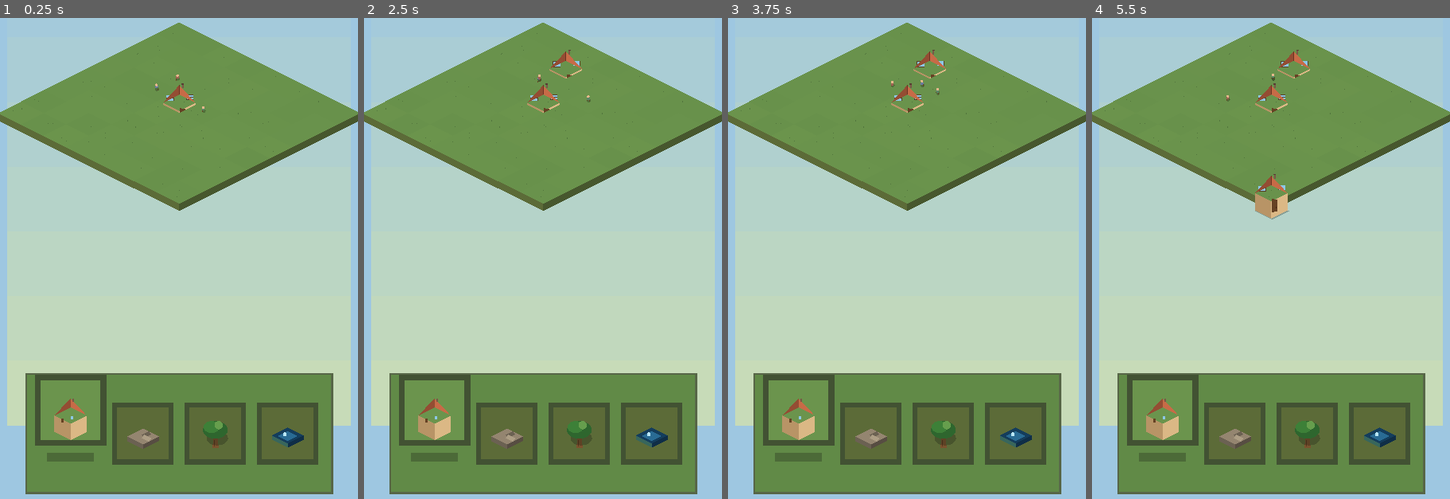
Above: before the commit, frames 1-4 (left to right).
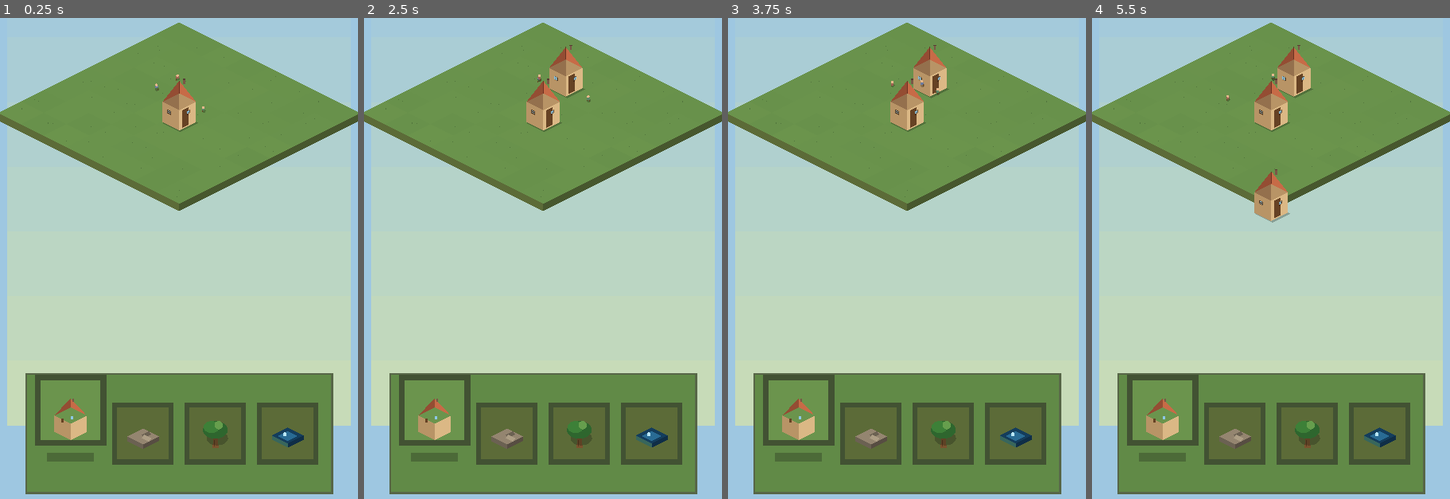
Above: after the commit, the same moments.

Repository: bkorel/dvorik
Game: Godot game, scene res://scenes/main.tscn
Two runs of this game, one before a commit and one after it. Both use one fixed random seed, a clock stepped at 60 frames per second and the inputs below.
Inputs (mouse positions are in pixels of both pictures, inside the frame that each line leads up to):
- Up to frame 1 (0.25 s): no input
- Up to frame 2 (2.5 s): tap Enter at 0.5 s; drag from (543, 133) to (578, 66) at 0.52 s; tap Space at 1.25 s; drag from (543, 431) to (525, 335) at 1.27 s; move the mouse to (578, 66) at 2.02 s; click (578, 66) at 2.17 s
- Up to frame 3 (3.75 s): tap Enter at 2.75 s; drag from (889, 335) to (799, 114) at 2.77 s; tap Space at 3.5 s; move the mouse to (1014, 301) at 3.52 s; click (1014, 301) at 3.67 s
- Up to frame 4 (5.5 s): drag from (1163, 114) to (1217, 46) at 4.27 s; move the mouse to (1288, 205) at 5.02 s; click (1288, 205) at 5.17 s

The runs differ from the first frame. In frame 1, 0.7% of the frame differs, in the area x 0-88%, y 3-41%; in frame 2, 1.3%; in frame 3, 1.3%; in frame 4, 1.7%, in the area x 0-88%, y 3-43%.

Commit message:
Телефон QA: плотный дом и стыкующаяся дорога
Земля рисуется на Board под фишками — соседняя трава больше не
съедает стены и стыки. Дом: непрозрачные грани, дверь, два окна,
крыша, труба. Дорога: сплошная поверхность с мостами к соседям и
поворотом в глубину, без штампов. Пары и сейв не трогались.

Co-authored-by: Konstantin Belousov <bkorel@users.noreply.github.com>

Diff:
--- a/scripts/board.gd
+++ b/scripts/board.gd
@@ -90,11 +90,13 @@
 		cell.iso_hh = iso_hh
 		cell.iso_th = iso_th
 		cell.iso_c = Vector2(cell_w * 0.5, cell_h * 0.42)
-		cell.z_index = Iso.depth_key(cell.grid_x, cell.grid_y)
+		# Фишки выше всей земли (земля на Board._draw).
+		cell.z_index = 100 + Iso.depth_key(cell.grid_x, cell.grid_y)
 		cell.sync_home(top_left)
 		cell.queue_redraw()
 	_update_pond_props()
 	if _walkers != null:
+		_walkers.z_index = 400
 		_walkers.queue_redraw()
 	queue_redraw()
 
@@ -104,7 +106,6 @@
 
 
 func _draw() -> void:
-	# Мягкий воздух двора — не плоская схема.
 	if size.x <= 0.0 or size.y <= 0.0:
 		return
 	var top := TileType.SKY_TOP
@@ -114,6 +115,45 @@
 		var y0 := size.y * t
 		var y1 := size.y * (float(i + 1) / 7.0)
 		draw_rect(Rect2(0.0, y0, size.x, y1 - y0 + 1.0), top.lerp(bot, t))
+	# Земля целиком под фишками — иначе соседняя трава ест стены/стыки дорог.
+	if iso_hw <= 0.0:
+		return
+	var ordered: Array[Cell] = _cells.duplicate()
+	ordered.sort_custom(func(a: Cell, b: Cell) -> bool:
+		return Iso.depth_key(a.grid_x, a.grid_y) < Iso.depth_key(b.grid_x, b.grid_y)
+	)
+	for cell in ordered:
+		_draw_earth_cell(cell)
+
+
+func _draw_earth_cell(cell: Cell) -> void:
+	var c := grid_to_board_pos(cell.grid_x, cell.grid_y)
+	var hw := iso_hw * 1.02
+	var hh := iso_hh * 1.02
+	var th := iso_th
+	var top := Iso.diamond(c, hw, hh)
+	var bot := Iso.diamond(c + Vector2(0.0, th), hw, hh)
+	_earth_poly(PackedVector2Array([top[3], top[2], bot[2], bot[3]]), TileType.EARTH_LEFT)
+	_earth_poly(PackedVector2Array([top[2], top[1], bot[1], bot[2]]), TileType.EARTH_RIGHT)
+	var rng := RandomNumberGenerator.new()
+	rng.seed = cell.grid_x * 17 + cell.grid_y * 31 + 4
+	var top_col := TileType.EARTH_TOP.lerp(TileType.EARTH_TOP_ALT, rng.randf() * 0.35)
+	_earth_poly(top, top_col)
+	for i in 2:
+		var t := rng.randf_range(0.2, 0.8)
+		var u := rng.randf_range(0.2, 0.8)
+		var p := top[0] * (1.0 - t) * (1.0 - u) + top[1] * t * (1.0 - u) + top[2] * t * u + top[3] * (1.0 - t) * u
+		draw_line(p, p + Vector2(rng.randf_range(-1.2, 1.2), -rng.randf_range(1.8, 3.8)), TileType.EARTH_EDGE, 1.0)
+
+
+func _earth_poly(pts: PackedVector2Array, col: Color) -> void:
+	if pts.size() < 3:
+		return
+	if pts.size() == 4:
+		draw_colored_polygon(PackedVector2Array([pts[0], pts[1], pts[2]]), col)
+		draw_colored_polygon(PackedVector2Array([pts[0], pts[2], pts[3]]), col)
+		return
+	draw_colored_polygon(pts, col)
 
 
 func bind_palette(palette: Palette) -> void:
--- a/scripts/cell.gd
+++ b/scripts/cell.gd
@@ -135,7 +135,8 @@
 func _draw() -> void:
 	if iso_hw <= 0.0 or iso_hh <= 0.0:
 		return
-	_draw_earth()
+	# Землю рисует Board ниже всех фишек — иначе соседняя трава
+	# перекрывает стены дома и стыки дорог (на телефоне: «скелет» и штампы).
 	match tile:
 		TileType.HOUSE:
 			_draw_house()
@@ -168,87 +169,103 @@
 func _poly(pts: PackedVector2Array, col: Color) -> void:
 	if pts.size() < 3:
 		return
+	# На мобильном GL Compatibility надёжнее треугольники, не сырой quad.
+	if pts.size() == 3:
+		draw_colored_polygon(pts, col)
+		return
+	if pts.size() == 4:
+		draw_colored_polygon(PackedVector2Array([pts[0], pts[1], pts[2]]), col)
+		draw_colored_polygon(PackedVector2Array([pts[0], pts[2], pts[3]]), col)
+		return
 	draw_colored_polygon(pts, col)
 
 
 func _draw_earth() -> void:
-	# Земля/трава с толщиной. Сетка не главный рисунок — без жёсткой шахматки.
+	# Земля рисуется с Board (см. Board._draw_earth_cell).
+	pass
+
+
+func _draw_house() -> void:
+	# Непрозрачный объём как фишка палитры: стены, дверь, 2 окна, крыша, труба.
 	var c := iso_c
-	var hw := iso_hw * 1.02
-	var hh := iso_hh * 1.02
-	var th := iso_th
-	var top := Iso.diamond(c, hw, hh)
-	var bot := Iso.diamond(c + Vector2(0.0, th), hw, hh)
-	_poly(PackedVector2Array([top[3], top[2], bot[2], bot[3]]), _lit(TileType.EARTH_LEFT))
-	_poly(PackedVector2Array([top[2], top[1], bot[1], bot[2]]), _lit(TileType.EARTH_RIGHT))
-	var rng := RandomNumberGenerator.new()
-	rng.seed = grid_x * 17 + grid_y * 31 + 4
-	var top_col := TileType.EARTH_TOP.lerp(TileType.EARTH_TOP_ALT, rng.randf() * 0.35)
-	_poly(top, _lit(top_col))
-	for i in 2:
-		var t := rng.randf_range(0.2, 0.8)
-		var u := rng.randf_range(0.2, 0.8)
-		var p := top[0] * (1.0 - t) * (1.0 - u) + top[1] * t * (1.0 - u) + top[2] * t * u + top[3] * (1.0 - t) * u
-		draw_line(p, p + Vector2(rng.randf_range(-1.2, 1.2), -rng.randf_range(1.8, 3.8)), _lit(TileType.EARTH_EDGE), 1.0)
-
-
-func _draw_house() -> void:
-	var c := iso_c
-	var hw := iso_hw * 0.72
-	var hh := iso_hh * 0.72
-	var wall_h := iso_th * 2.35
-	var base := c + Vector2(0.0, iso_th * 0.15)
-	var foot := base + Vector2(0.0, wall_h)
-	# Тень.
-	_poly(Iso.diamond(foot + Vector2(3, 2), hw * 1.05, hh * 1.05), TileType.SHADOW)
-	# Стены: левая (SW) и правая (SE).
-	var tl := base + Vector2(-hw, 0.0)
-	var tr := base + Vector2(hw, 0.0)
-	var tb := base + Vector2(0.0, hh)
+	var hw := iso_hw * 0.74
+	var hh := iso_hh * 0.74
+	var wall_h := maxf(iso_th * 2.8, iso_hw * 0.85)
+	var base := c + Vector2(0.0, iso_th * 0.02)
 	var tn := base + Vector2(0.0, -hh)
-	var fl := foot + Vector2(-hw, 0.0)
-	var fr := foot + Vector2(hw, 0.0)
-	var fb := foot + Vector2(0.0, hh)
-	_poly(PackedVector2Array([tl, tb, fb, fl]), _lit(TileType.WALL_SIDE))
-	_poly(PackedVector2Array([tr, tb, fb, fr]), _lit(TileType.WALL_FRONT))
-	# Дверь на передней (SE) грани — читается с телефона.
-	var door_w := hw * 0.36
-	var door_h := wall_h * 0.68
-	var door_c := tb.lerp(fb, 0.52) + Vector2(hw * 0.20, 0.0)
-	_poly(PackedVector2Array([
-		door_c + Vector2(-door_w * 0.4, -door_h),
-		door_c + Vector2(door_w * 0.55, -door_h * 0.9),
-		door_c + Vector2(door_w * 0.55, door_h * 0.08),
-		door_c + Vector2(-door_w * 0.4, door_h * 0.18),
-	]), _lit(TileType.DOOR))
-	draw_circle(door_c + Vector2(door_w * 0.28, -door_h * 0.25), 2.0, _lit(TileType.DOOR_EDGE))
-	# Два окна: боковая стена + фасад — крупные, голубые.
-	_window_at(tl.lerp(tb, 0.42) + Vector2(hw * 0.02, -wall_h * 0.48), hw * 0.22)
-	_window_at(tr.lerp(tb, 0.40) + Vector2(hw * 0.06, -wall_h * 0.52), hw * 0.20)
-
-	# Крыша: два ската. Улочка — отдельные коньки / общий конёк, не длинный брусок.
-	var ridge_h := wall_h * 0.55
+	var te := base + Vector2(hw, 0.0)
+	var ts := base + Vector2(0.0, hh)
+	var tw := base + Vector2(-hw, 0.0)
+	var bn := tn + Vector2(0.0, wall_h)
+	var be := te + Vector2(0.0, wall_h)
+	var bs := ts + Vector2(0.0, wall_h)
+	var bw := tw + Vector2(0.0, wall_h)
+	_poly(Iso.diamond(base + Vector2(4.0, wall_h + 3.0), hw * 1.08, hh * 1.08), TileType.SHADOW)
+	# Крышка стен (под крышей) — закрывает «дырку» сверху.
+	_poly(Iso.diamond(base, hw * 0.98, hh * 0.98), _lit(TileType.WALL_DARK))
+	# Все четыре грани — непрозрачные.
+	_poly(PackedVector2Array([tn, tw, bw, bn]), _lit(TileType.WALL_DARK))
+	_poly(PackedVector2Array([tn, te, be, bn]), _lit(TileType.WALL_SIDE))
+	_poly(PackedVector2Array([tw, ts, bs, bw]), _lit(TileType.WALL_SIDE))
+	_poly(PackedVector2Array([te, ts, bs, be]), _lit(TileType.WALL_FRONT))
+	# Дверь на SE.
+	var d0 := ts.lerp(te, 0.16).lerp(bs.lerp(be, 0.16), 0.08)
+	var d1 := ts.lerp(te, 0.55).lerp(bs.lerp(be, 0.55), 0.08)
+	var d2 := ts.lerp(te, 0.55).lerp(bs.lerp(be, 0.55), 0.94)
+	var d3 := ts.lerp(te, 0.16).lerp(bs.lerp(be, 0.16), 0.94)
+	_poly(PackedVector2Array([d0, d1, d2, d3]), _lit(TileType.DOOR))
+	draw_circle(d1.lerp(d2, 0.40) + (d0 - d1) * 0.15, 2.4, _lit(TileType.DOOR_EDGE))
+	# Два окна.
+	_window_on_face(tw, ts, bw, bs, 0.40, 0.28, hw * 0.24)
+	_window_on_face(te, ts, be, bs, 0.45, 0.26, hw * 0.22)
+	var ridge_h := wall_h * 0.62
 	var peak := tn + Vector2(0.0, -ridge_h)
 	if has_street_edge():
 		_draw_street_roofs(base, hw, hh, wall_h, peak)
 	else:
-		_poly(PackedVector2Array([peak, tn, tr]), _lit(TileType.ROOF_LIT))
-		_poly(PackedVector2Array([peak, tn, tl]), _lit(TileType.ROOF_SHADE))
-		draw_line(peak, tn, _lit(TileType.ROOF_RIDGE), 2.0)
-		# Труба.
-		var ch := peak + Vector2(hw * 0.22, ridge_h * 0.25)
-		draw_rect(Rect2(ch.x - 2.5, ch.y - 10.0, 5.0, 12.0), _lit(TileType.CHIMNEY))
-		draw_rect(Rect2(ch.x - 3.5, ch.y - 12.0, 7.0, 3.0), _lit(TileType.CHIMNEY_TOP))
+		_poly(PackedVector2Array([peak, tn, te]), _lit(TileType.ROOF_LIT))
+		_poly(PackedVector2Array([peak, tn, tw]), _lit(TileType.ROOF_SHADE))
+		draw_line(peak, tn, _lit(TileType.ROOF_RIDGE), 2.4)
+		var ch := peak + Vector2(hw * 0.30, ridge_h * 0.20)
+		draw_rect(Rect2(ch.x - 3.0, ch.y - 12.0, 6.0, 14.0), _lit(TileType.CHIMNEY))
+		draw_rect(Rect2(ch.x - 4.0, ch.y - 14.0, 8.0, 3.4), _lit(TileType.CHIMNEY_TOP))
 	_draw_porches(base, hw, hh)
 	_draw_yards(base, hw, hh)
 
 
+func _window_on_face(top_a: Vector2, top_b: Vector2, bot_a: Vector2, bot_b: Vector2, across: float, up: float, s: float) -> void:
+	var top := top_a.lerp(top_b, across)
+	var bot := bot_a.lerp(bot_b, across)
+	var mid := top.lerp(bot, up)
+	var along := (top_b - top_a)
+	if along.length_squared() < 0.01:
+		return
+	var tangent := along.normalized() * s
+	var down_v := bot - top
+	if down_v.length_squared() < 0.01:
+		return
+	var down := down_v.normalized() * s * 0.9
+	var p0 := mid - tangent * 0.55 - down * 0.1
+	var p1 := mid + tangent * 0.55 - down * 0.1
+	var p2 := mid + tangent * 0.55 + down * 0.9
+	var p3 := mid - tangent * 0.55 + down * 0.9
+	_poly(PackedVector2Array([p0, p1, p2, p3]), _lit(TileType.WINDOW_FRAME))
+	var ctr := (p0 + p1 + p2 + p3) * 0.25
+	_poly(PackedVector2Array([
+		p0.lerp(ctr, 0.30),
+		p1.lerp(ctr, 0.30),
+		p2.lerp(ctr, 0.30),
+		p3.lerp(ctr, 0.30),
+	]), _lit(TileType.WINDOW))
+	draw_line(p0.lerp(ctr, 0.30).lerp(p1.lerp(ctr, 0.30), 0.5), p3.lerp(ctr, 0.30).lerp(p2.lerp(ctr, 0.30), 0.5), _lit(TileType.WINDOW_FRAME), 1.1)
+	draw_line(p0.lerp(ctr, 0.30).lerp(p3.lerp(ctr, 0.30), 0.5), p1.lerp(ctr, 0.30).lerp(p2.lerp(ctr, 0.30), 0.5), _lit(TileType.WINDOW_FRAME), 1.1)
+
+
 func _window_at(p: Vector2, s: float) -> void:
+	# Совместимость; основное окно — _window_on_face.
 	var r := Rect2(p.x - s, p.y - s * 0.7, s * 2.0, s * 1.4)
 	draw_rect(r.grow(1.2), _lit(TileType.WINDOW_FRAME))
 	draw_rect(r, _lit(TileType.WINDOW))
-	draw_line(Vector2(r.get_center().x, r.position.y), Vector2(r.get_center().x, r.end.y), _lit(TileType.WINDOW_FRAME), 1.0)
-	draw_line(Vector2(r.position.x, r.get_center().y), Vector2(r.end.x, r.get_center().y), _lit(TileType.WINDOW_FRAME), 1.0)
 
 
 func _draw_street_roofs(base: Vector2, hw: float, hh: float, wall_h: float, _peak: Vector2) -> void:
@@ -323,38 +340,77 @@
 
 
 func _draw_road() -> void:
-	# Полосы к ортогональным соседям-дорогам; изгиб в стыке, не отдельный тип.
-	# «Вертикаль» (N/W) уходит в глубину — уже и темнее, не тот же горизонтальный штамп.
-	var c := iso_c + Vector2(0.0, -iso_th * 0.15)
-	var hw := iso_hw * 0.92
-	var hh := iso_hh * 0.92
+	# Нештамп: сплошная поверхность + рукава к соседям. Бока только на открытых рёбрах.
+	var c := iso_c + Vector2(0.0, -iso_th * 0.10)
+	var hw := iso_hw * 0.90
+	var hh := iso_hh * 0.90
+	var th := iso_th * 0.45
 	var shaded := _has_neighbor(TileType.TREE)
 	var col := _lit(TileType.PATH_SHADE if shaded else TileType.ROAD_COL)
 	var lit := _lit(TileType.ROAD_LIT if not shaded else TileType.PATH_SHADE)
 	var groove := _lit(TileType.PATH_GROOVE if shaded else TileType.ROAD_GROOVE)
-	var depth_col := col.darkened(0.12)
+	var depth_col := col.darkened(0.16)
+	var join_n := edge_n == TileType.ROAD
+	var join_e := edge_e == TileType.ROAD
+	var join_s := edge_s == TileType.ROAD
+	var join_w := edge_w == TileType.ROAD
+	# Чуть раздуваем к соседям-дорогам — шов пропадает.
+	var sx := 1.0
+	var sy := 1.0
+	if join_n or join_e:
+		sx = maxf(sx, 1.08)
+		sy = maxf(sy, 1.08)
+	if join_s or join_w:
+		sx = maxf(sx, 1.08)
+		sy = maxf(sy, 1.08)
+	var top := Iso.diamond(c, hw * sx, hh * sy)
+	var bot := Iso.diamond(c + Vector2(0.0, th), hw * sx, hh * sy)
+	# Бока только там, где нет дороги-соседа (иначе «штампы»).
+	if not join_w and not join_s:
+		_poly(PackedVector2Array([top[3], top[2], bot[2], bot[3]]), _lit(TileType.ROAD_SHADE))
+	elif not join_s:
+		# Частичный бок — рисуем тонкую кромку у переднего ребра.
+		draw_line(top[2], bot[2], _lit(TileType.ROAD_SHADE), 2.0)
+	if not join_e and not join_s:
+		_poly(PackedVector2Array([top[2], top[1], bot[1], bot[2]]), groove)
+	_poly(top, col)
+	# Мосты одного цвета через общие рёбра.
+	if join_n:
+		_poly(Iso.diamond(Iso.edge_mid(c, hw, hh, "n"), hw * 0.50, hh * 0.50), col)
+	if join_e:
+		_poly(Iso.diamond(Iso.edge_mid(c, hw, hh, "e"), hw * 0.50, hh * 0.50), col)
+	if join_s:
+		_poly(Iso.diamond(Iso.edge_mid(c, hw, hh, "s"), hw * 0.50, hh * 0.50), col)
+	if join_w:
+		_poly(Iso.diamond(Iso.edge_mid(c, hw, hh, "w"), hw * 0.50, hh * 0.50), col)
 	var links: Array[String] = []
-	if edge_n == TileType.ROAD:
+	if join_n:
 		links.append("n")
-	if edge_e == TileType.ROAD:
+	if join_e:
 		links.append("e")
-	if edge_s == TileType.ROAD:
+	if join_s:
 		links.append("s")
-	if edge_w == TileType.ROAD:
+	if join_w:
 		links.append("w")
 	if links.is_empty():
-		# Одинокая плита — полоса в глубину (к дальнему ребру).
-		_road_strip(c + Vector2(-hw * 0.15, hh * 0.25), c + Vector2(hw * 0.35, -hh * 0.25), hw * 0.26, depth_col, lit, groove)
+		# Одинокая: полоса уходит в глубину.
+		_road_strip(c + Vector2(-hw * 0.22, hh * 0.30), c + Vector2(hw * 0.45, -hh * 0.35), hw * 0.20, depth_col, lit, groove)
 	else:
-		_poly(Iso.diamond(c, hw * 0.24, hh * 0.24), col)
+		# Узел + рукава: N/W уже и темнее (вглубь), E/S шире.
+		_poly(Iso.diamond(c, hw * 0.18, hh * 0.18), lit)
 		for e in links:
 			var into_depth := e == "n" or e == "w"
-			var half := hw * (0.24 if into_depth else 0.32)
-			var strip_col := depth_col if into_depth else col
-			_road_strip(c, Iso.edge_mid(c, hw, hh, e), half, strip_col, lit, groove)
+			_road_strip(
+				c,
+				Iso.edge_mid(c, hw, hh, e),
+				hw * (0.17 if into_depth else 0.28),
+				depth_col if into_depth else lit,
+				lit,
+				groove
+			)
 	_draw_puddles(c, hw, hh)
 	if _flashing(DvorikSave.VIEW_PATH) and shaded:
-		_poly(Iso.diamond(c, hw * 0.35, hh * 0.35), _sheen(_flash_a(0.55)))
+		_poly(Iso.diamond(c, hw * 0.40, hh * 0.40), _sheen(_flash_a(0.55)))
 
 
 func _road_strip(a: Vector2, b: Vector2, half_w: float, col: Color, lit: Color, groove: Color) -> void:
